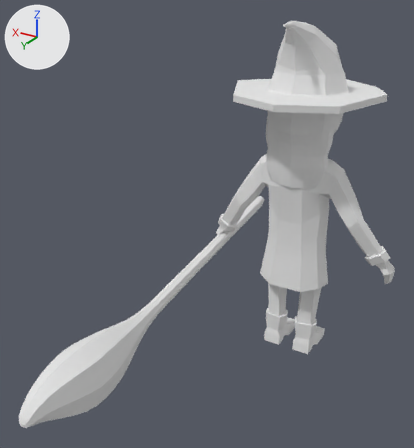
The FBX model Blender Models/Witch/Witch.fbx, before and after one commit.
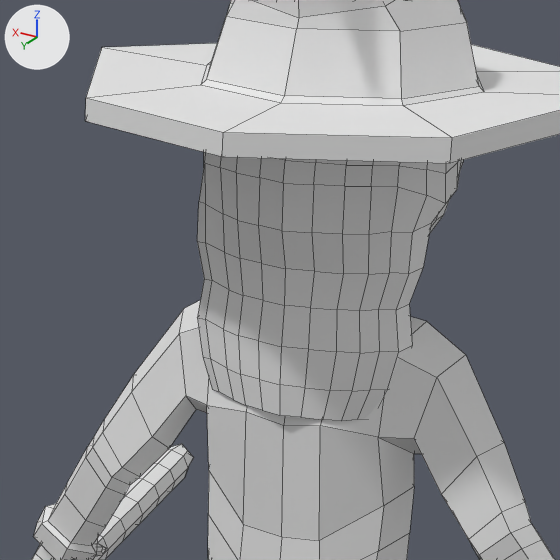
Old and new are each drawn whole from a 50 mm lens placed at (-9.6, 24.8, 18.19), pointed at (1.92, 5.6, 8.6) and again close up on the part from 50% to 90% of the width and 15% to 51% of the height. Lighting does not change. The marker at upper left points along +X, +Y and +Z. The close-ups show mesh edges as thin lines.

The older version as bpy lines, for what is in view:
```python
me_cube_001 = bpy.data.meshes.new('Cube.001')
me_cube_001.from_pydata(...)  # 1178 vertices, 1131 faces; spans x -4.8..5.6, y -4.6..14.3, z 0.0..16.6
me_cube_001.materials.append(mat_character)  # white #e7e7e7
ob_character_001 = bpy.data.objects.new('Character.001', me_cube_001)
ob_character_001.location = (0.0, 0.0, 0.05)
```
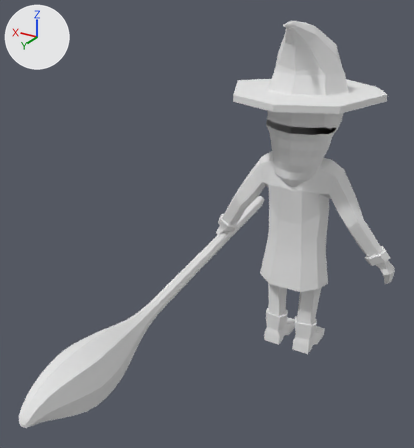
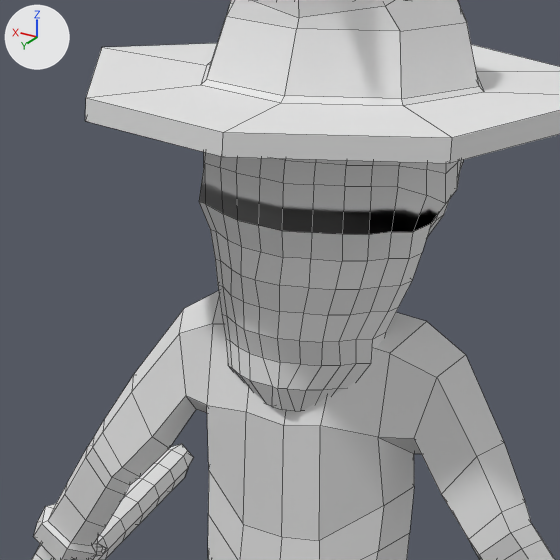
Diff of the bpy script that builds the scene:
```diff
--- a/Blender Models/Witch/Witch.fbx.py
+++ b/Blender Models/Witch/Witch.fbx.py
@@ me_cube_001 @@
 # used by ob_character_001; location = (0.0, 0.0, 0.05)
-me_cube_001.from_pydata(...)  # 1178 vertices, 1131 faces; spans x -4.8..5.6, y -4.6..14.3, z 0.0..16.6
+me_cube_001.from_pydata(...)  # 1227 vertices, 1179 faces; spans x -4.8..5.6, y -4.6..14.3, z 0.0..16.6
+# me_cube_001 part 1
+# 19 vertices are removed from x -1.2..1.4, y 0.4..1.4, z 9.2..11.4
+# 71 faces are deleted
+# 5 vertices in x -0.7..0.7, y 1.3..1.5, z 11.3 move by (0.0, 0.1, 0.2)
+# 3 vertices in x 1.0..1.5, y 0.9..1.2, z 11.3..11.4 move by (-0.1, 0.0, 0.2)
+# 3 vertices in x -0.9..0.9, y 1.2..1.4, z 10.8 move by (-0.1, 0.1, 0.3)
+# 45 vertices move from x -1.5..1.6, y 0.4..1.5, z 9.7..11.3 to x -1.5..1.4, y 0.4..1.6, z 10.4..11.5
+# 62 vertices are added at x -1.1..1.3, y 0.4..1.5, z 9.3..11.5
+# 6 new vertices lie (0.0, -0.1, -0.4) away from vertices in x -1.3..0.9, y 0.9..1.4, z 9.7
+# 112 new faces join them, mat_character (white #e7e7e7)
+# 7 new faces join them, mat_material_001 (white #e7e7e7)
 me_cube_001.materials.append(mat_character)
+me_cube_001.materials.append(mat_material_001)  # white #e7e7e7
```

What differs and where, as boxes [x1, y1, x2, y2] in the close-ups (560 x 560 px):
part 1 of me_cube_001, built on: before [197, 202, 431, 421]; after [199, 202, 431, 411]
